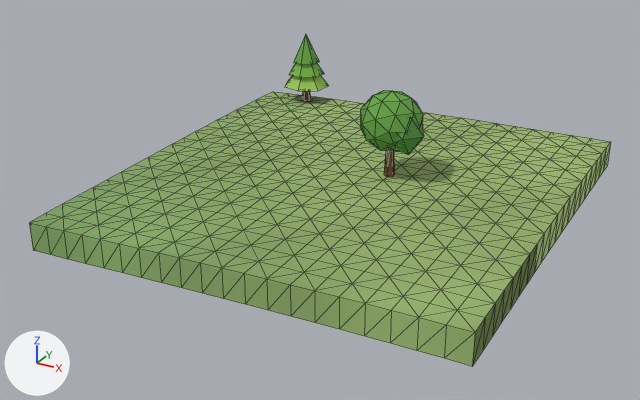
Two versions of the glTF model client/public/models/chunks/3_1.glb, one commit apart.
Both versions are drawn from a 50 mm camera at (131.3, -96.3, 24.5) aimed at (104.0, -46.7, -0.3). The lights are fixed; the arrows at lower left show +X, +Y and +Z. The first picture is the older version. Mesh edges are drawn as thin lines. Vertices at exactly the same position are counted once.

Objects in the first picture: 'scenery', 'terrain'.
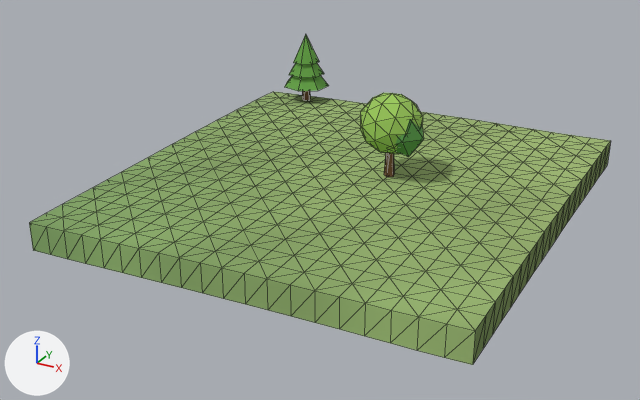
Edits to the bpy script that builds the scene:
```text
Change me_terrain:
    used by ob_terrain; location = (0.0, 0.0, 0.0)
    remove me_terrain.from_pydata(...)  # 521 vertices, 960 faces; spans x 90.0..120.0, y -60.0..-30.0, z -1.7..1.6
    add me_terrain.from_pydata(...)  # 521 vertices, 960 faces; spans x 90.0..120.0, y -60.0..-30.0, z -1.7..1.7
    me_terrain part 1: all 42 vertices in x 120.0, y -60.0..-30.0, z -0.8..1.6 are moved by (0.0, 0.0, 0.1)
Change me_scenery:
    used by ob_scenery; location = (0.0, 0.0, 0.0)
    before: 0 (108.0, -44.2, 4.6), 2 (108.2, -44.1, 4.6), 4 (108.1, -43.8, 4.6), 6 (107.9, -43.8, 4.6), 8 (107.8, -44.1, 4.6)
    before: 10 (108.0, -44.0, 4.6)
    before: 66 (94.0, -31.2, 4.2), 68 (94.2, -31.1, 4.2), 70 (94.1, -30.8, 4.2), 72 (93.9, -30.8, 4.2), 74 (93.8, -31.1, 4.2)
    before: 76 (94.0, -31.0, 4.2)
    remove me_scenery.from_pydata(...)  # 105 vertices, 182 faces; spans x 92.0..110.7, y -46.2..-29.1, z 1.3..7.5
    add me_scenery.from_pydata(...)  # 105 vertices, 182 faces; spans x 92.0..110.7, y -46.2..-29.1, z 1.3..7.3
    me_scenery part 2: the loose piece of 42 vertices spanning x 105.7..110.3, y -46.2..-41.8, z 3.3..7.5 is moved by (0.0, 0.0, -0.2)
    me_scenery part 3: the loose piece of 12 vertices spanning x 107.7..110.7, y -46.0..-43.0, z 3.6..6.2 is moved by (0.0, 0.0, -0.1)
    me_scenery part 4
    add for i in [0, 2, 4, 6, 8, 10]: me_scenery.vertices[i].co += Vector((0.0, 0.0, -0.1))
    me_scenery part 5
    add for i in [66, 68, 70, 72, 74, 76]: me_scenery.vertices[i].co += Vector((0.0, 0.0, 0.3))
    me_scenery part 6: 120 faces centred in x 92.9..110.1, y -46.1..-29.8, z 2.6..7.2 are repainted in the vertex colours; the middle colour goes from green #66a447 to green #97c458
    me_scenery part 7: 54 faces centred in x 93.7..110.3, y -45.5..-30.7, z 1.3..6.1 are repainted in the vertex colours; the middle colour goes from brown #78563a to brown #77563a
```

Pixel boxes [x1, y1, x2, y2] of what changed, in the pictures (640 x 400 px; the box of a moved part takes in the faces that stretch with it):
'terrain', reshaped: before [29, 92, 611, 366]; after [29, 92, 611, 365]
'scenery', reshaped, recoloured: [285, 35, 424, 177] in both
part 1 of me_terrain, moved or reshaped: before [444, 138, 611, 366]; after [444, 138, 611, 365]
part 2 of me_scenery, moved or reshaped: before [360, 90, 423, 152]; after [360, 93, 423, 154]
part 3 of me_scenery, moved or reshaped: before [395, 117, 424, 155]; after [395, 119, 424, 157]
part 4 of me_scenery, moved or reshaped (mostly hidden): before [384, 151, 394, 177]; after [384, 153, 394, 177]
part 5 of me_scenery, moved or reshaped (mostly hidden): [302, 91, 310, 100] in both
part 6 of me_scenery, recoloured: [285, 63, 423, 151] in both
part 7 of me_scenery, edited (looks the same): [302, 91, 423, 177] in both
